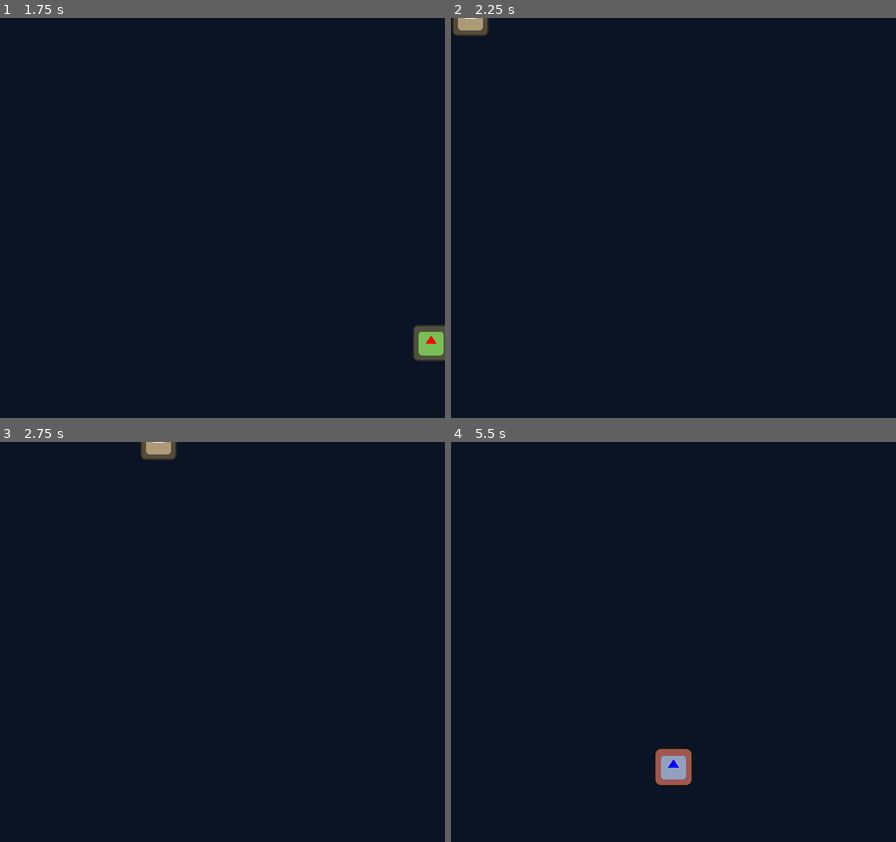
Above: before the commit, frames 1-4 (two rows, left to right).
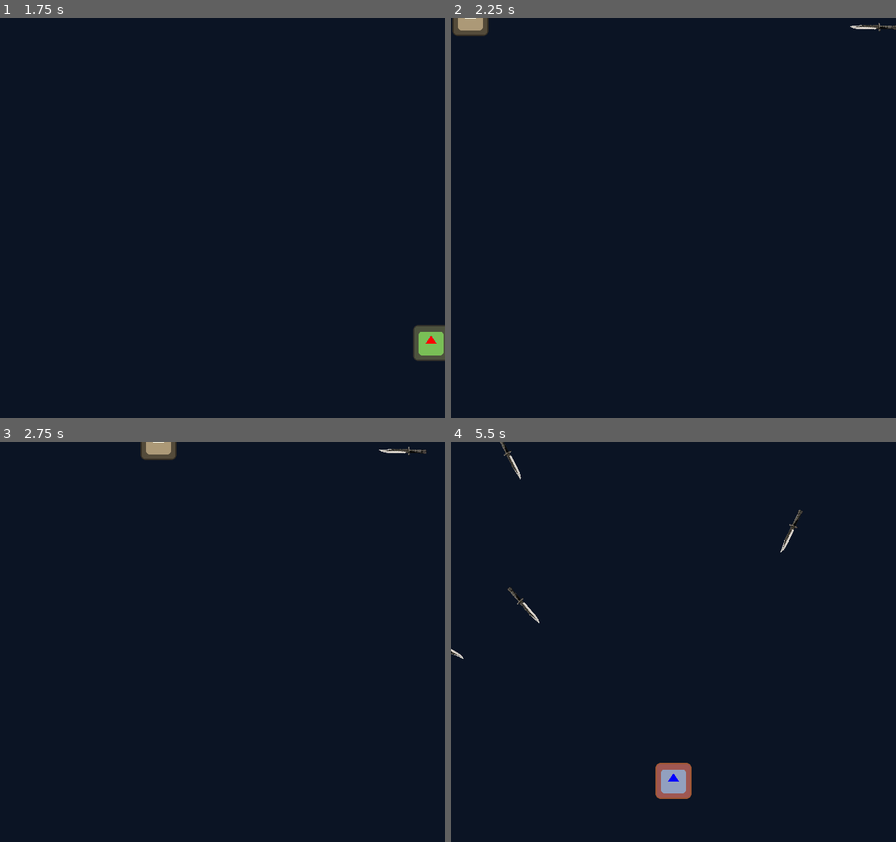
Above: after the commit, the same moments.

Repository: razvra/GBJam2024
Game: Godot game, scene res://scenes/main.tscn
Same seed, same stepped clock (60 frames per second), same inputs: the game is played once before the commit and once after it. The engine's default icon, where the game draws it, is replaced by a stand-in: a white triangle on a blue panel in a dark square.
Inputs:
- Up to frame 1 (1.75 s): tap Enter at 0.5 s; hold D (move_right) 0.53-1.28 s; tap K (change_ghost) at 0.6, 1.35 s; hold S (move_down) from 1.28 s (still down)
- Up to frame 2 (2.25 s): release S (move_down) at 2.03 s; hold D (move_right) from 2.03 s (still down); tap K (change_ghost) at 2.1 s
- Up to frame 3 (2.75 s): keep holding D (move_right)
- Up to frame 4 (5.5 s): release D (move_right) at 2.78 s; hold W (move_up) 2.78-3.53 s; tap K (change_ghost) every 0.75 s from 2.85 to 5.1 s; hold A (move_left) 3.53-5.03 s; hold S (move_down) from 5.03 s (still down)

Frame 1 is identical in both runs. In frame 2, less than 0.1% of the frame differs, in the area x 89-100%, y 1-4%; in frame 3, less than 0.1%; in frame 4, 1.1%, in the area x 0-80%, y 0-90%.

Commit message:
added gamemanager w/ timers and knifer scene w/ temp art

Diff:
--- a/project.godot
+++ b/project.godot
@@ -14,6 +14,10 @@
 run/main_scene="res://scenes/main.tscn"
 config/features=PackedStringArray("4.3", "Forward Plus")
 config/icon="res://assets/icon.svg"
+
+[autoload]
+
+Globals="*res://scripts/globals.gd"
 
 [display]
 
--- a/scenes/character_base.tscn
+++ b/scenes/character_base.tscn
@@ -18,6 +18,7 @@
 size = Vector2(10, 10)
 
 [node name="CharacterBase" type="CharacterBody2D"]
+collision_mask = 0
 script = ExtResource("1_c112q")
 
 [node name="AnimatedSprite2D" type="AnimatedSprite2D" parent="."]
--- /dev/null
+++ b/scenes/game_manager.tscn
@@ -0,0 +1,29 @@
+[gd_scene load_steps=3 format=3 uid="uid://bbgwxslce1oxe"]
+
+[ext_resource type="Script" path="res://scripts/game_manager.gd" id="1_shs4o"]
+
+[sub_resource type="Curve2D" id="Curve2D_8p0gc"]
+_data = {
+"points": PackedVector2Array(0, 0, 0, 0, 0, 0, 0, 0, 0, 0, 160, 0, 0, 0, 0, 0, 160, 144, 0, 0, 0, 0, 0, 144, 0, 0, 0, 0, 0, 0)
+}
+point_count = 5
+
+[node name="GameManager" type="Node2D"]
+script = ExtResource("1_shs4o")
+
+[node name="KniferTimer" type="Timer" parent="."]
+
+[node name="StartTimer" type="Timer" parent="."]
+one_shot = true
+autostart = true
+
+[node name="StartPosition" type="Marker2D" parent="."]
+position = Vector2(80, 72)
+
+[node name="KniferPath" type="Path2D" parent="."]
+curve = SubResource("Curve2D_8p0gc")
+
+[node name="KniferSpawnLocation" type="PathFollow2D" parent="KniferPath"]
+
+[connection signal="timeout" from="KniferTimer" to="." method="_on_knifer_timer_timeout"]
+[connection signal="timeout" from="StartTimer" to="." method="_on_start_timer_timeout"]
--- /dev/null
+++ b/scenes/knifer.tscn
@@ -0,0 +1,35 @@
+[gd_scene load_steps=5 format=3 uid="uid://b7pc2bhkdhxi3"]
+
+[ext_resource type="Texture2D" uid="uid://vphfdd5ywtmn" path="res://assets/knifer_temp.png" id="1_ms404"]
+[ext_resource type="Script" path="res://scripts/knifer.gd" id="1_oxjsx"]
+
+[sub_resource type="SpriteFrames" id="SpriteFrames_3jyfm"]
+animations = [{
+"frames": [{
+"duration": 1.0,
+"texture": ExtResource("1_ms404")
+}],
+"loop": true,
+"name": &"default",
+"speed": 5.0
+}]
+
+[sub_resource type="CapsuleShape2D" id="CapsuleShape2D_xwo68"]
+radius = 1.0
+height = 10.7676
+
+[node name="Knifer" type="CharacterBody2D"]
+collision_layer = 2
+collision_mask = 3
+script = ExtResource("1_oxjsx")
+
+[node name="AnimatedSprite2D" type="AnimatedSprite2D" parent="."]
+position = Vector2(0, 0.315)
+rotation = 1.93732
+scale = Vector2(0.0703125, 0.0703125)
+sprite_frames = SubResource("SpriteFrames_3jyfm")
+
+[node name="CollisionShape2D" type="CollisionShape2D" parent="."]
+position = Vector2(3, 0)
+rotation = 1.5708
+shape = SubResource("CapsuleShape2D_xwo68")
--- a/scenes/main.tscn
+++ b/scenes/main.tscn
@@ -1,7 +1,8 @@
-[gd_scene load_steps=3 format=3 uid="uid://dbqnxw40xnpls"]
+[gd_scene load_steps=4 format=3 uid="uid://dbqnxw40xnpls"]
 
 [ext_resource type="PackedScene" uid="uid://c0iydh0on6iv" path="res://scenes/character_manager.tscn" id="2_4y1jd"]
 [ext_resource type="PackedScene" uid="uid://b1bhsai5jyinn" path="res://scenes/connector.tscn" id="2_j15yh"]
+[ext_resource type="PackedScene" uid="uid://bbgwxslce1oxe" path="res://scenes/game_manager.tscn" id="3_x4ncm"]
 
 [node name="Main" type="Node2D"]
 
@@ -15,6 +16,8 @@
 
 [node name="CharacterManager" parent="." instance=ExtResource("2_4y1jd")]
 
+[node name="GameManager" parent="." instance=ExtResource("3_x4ncm")]
+
 [node name="RichTextLabel" type="RichTextLabel" parent="."]
 visible = false
 offset_right = 161.0
--- a/scripts/character_base.gd
+++ b/scripts/character_base.gd
@@ -3,7 +3,7 @@
 const ACCEL = 100.0
 const DECEL = ACCEL / 12
 
-func _physics_process(delta: float) -> void:
+func _physics_process(_delta: float) -> void:
 	var direction = Vector2(Input.get_axis("move_left", "move_right"), Input.get_axis("move_up", "move_down"))
 
 	# handle movement
--- a/scripts/character_manager.gd
+++ b/scripts/character_manager.gd
@@ -20,30 +20,19 @@
 		add_child(character)
 		characters.append(character)
 		character.hide()
-		disable_collisions(character)
 
 	current_character = characters[0]
 	current_character.show()
-	enable_collisions(current_character)
 
 func _process(delta: float) -> void:
 
 	if Input.is_action_just_pressed("change_ghost"):
 		switch_character()
-	pass
+
+	Globals.player_position = current_character.position
 
 func switch_character():
 	current_character.hide()
 	index = (index + 1) % characters.size()
 	current_character = characters[index]
 	current_character.show()
-
-func enable_collisions(character):
-	for shape in character.get_children():
-		if shape is CollisionShape2D:
-			shape.disabled = false
-
-func disable_collisions(character):
-	for shape in character.get_children():
-		if shape is CollisionShape2D:
-			shape.disabled = true
--- /dev/null
+++ b/scripts/game_manager.gd
@@ -0,0 +1,24 @@
+extends Node2D
+
+var knifer_scene = preload("res://scenes/knifer.tscn")
+
+func _ready() -> void:
+	pass
+
+func _process(_delta: float) -> void:
+	pass
+
+func _on_knifer_timer_timeout() -> void:
+	var knifer = knifer_scene.instantiate()
+	var knifer_spawn_location = $KniferPath/KniferSpawnLocation
+	knifer_spawn_location.progress_ratio = randf()
+	knifer.position = knifer_spawn_location.position
+
+	var direction = knifer_spawn_location.rotation + PI / 2
+	direction += randf_range(-PI / 4, PI / 4)
+
+	add_child(knifer)
+
+
+func _on_start_timer_timeout() -> void:
+	$KniferTimer.start()
--- /dev/null
+++ b/scripts/globals.gd
@@ -0,0 +1,3 @@
+extends Node
+
+var player_position : Vector2
--- /dev/null
+++ b/scripts/knifer.gd
@@ -0,0 +1,14 @@
+extends CharacterBody2D
+
+const SPEED = 15
+
+# Called when the node enters the scene tree for the first time.
+func _ready() -> void:
+	pass
+
+
+# Called every frame. 'delta' is the elapsed time since the previous frame.
+func _physics_process(delta: float) -> void:
+	look_at(Globals.player_position)
+	velocity = global_position.direction_to(Globals.player_position) * SPEED
+	move_and_slide()
--- a/shaders/simple_tint.tres
+++ b/shaders/simple_tint.tres
@@ -36,7 +36,6 @@
 
 }
 "
-graph_offset = Vector2(-223.863, 40.9376)
 mode = 1
 flags/light_only = false
 nodes/fragment/0/position = Vector2(480, 120)
Binary file added: assets/knifer_temp.png
Not shown, added: assets/knifer_temp.png.import
